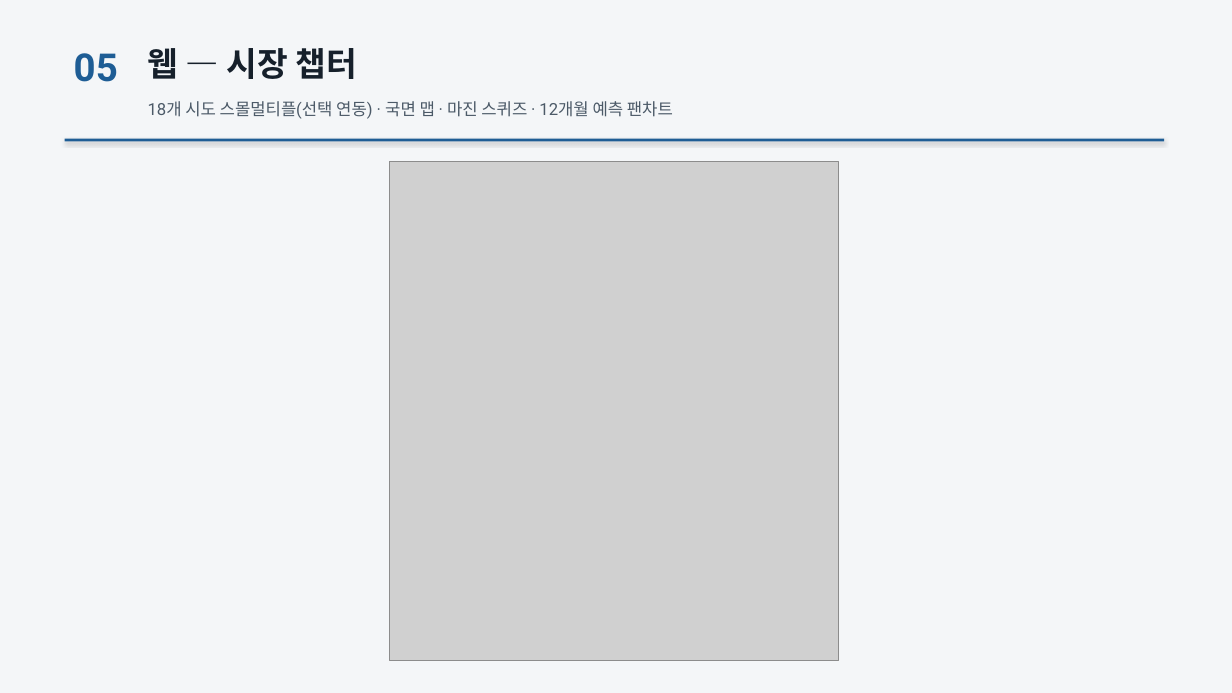
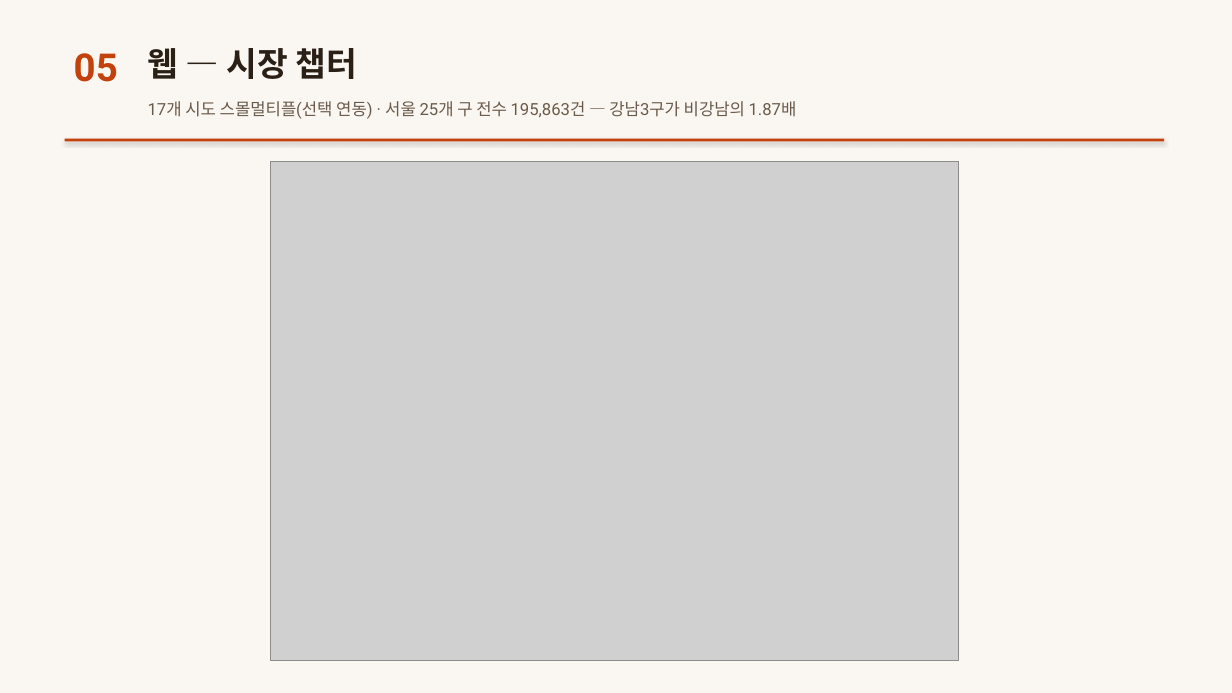
Before and after one commit to yooooonjae/suji, a slide deck: slide 6 of 포트폴리오/수지_부동산수지분석_포트폴리오.pptx. Drawn at 1232x693 pixels with LibreOffice and Linux fonts; fonts in the diff are those of the drawing; grey boxes stand for pictures. Boxes give left, top, right and bottom in pixels: in the first picture for what was removed or moved away, otherwise in the second. Text is boxed around its words. In the diff, an @@ line names an element or a change of style, - is before the commit and + after.

Commit message:
docs: 포트폴리오 PPT v2 — 주황 브랜드·162테스트·14종·수익형·검증체계·서울25구 반영

```diff
--- a/포트폴리오/수지_부동산수지분석_포트폴리오.pptx
+++ b/포트폴리오/수지_부동산수지분석_포트폴리오.pptx
@@ background #F4F6F8 to #FAF7F2 @@
@@ text "05" at box(74, 53, 118, 82): text colour #1E5D95 to #C2410C @@
@@ text "웹 — 시장 챕터" at box(148, 48, 357, 79): text colour #16202B to #2B2016 @@
@@ text at box(148, 101, 797, 119): text changed; text colour #4C5A68 to #6B5A49 @@
-18개 시도 스몰멀티플(선택 연동) · 국면 맵 · 마진 스퀴즈 · 12개월 예측 팬차트
+17개 시도 스몰멀티플(선택 연동) · 서울 25개 구 전수 195,863건 — 강남3구가 비강남의 1.87배
@@ rectangle at box(65, 139, 1165, 141): fill #1E5D95 to #C2410C @@
@@ picture: place and size @@
-picture at box(390, 162, 839, 661)
+picture at box(271, 162, 958, 661)
```
Also in this commit, not shown: 8 other slides changed, 6 other files.
